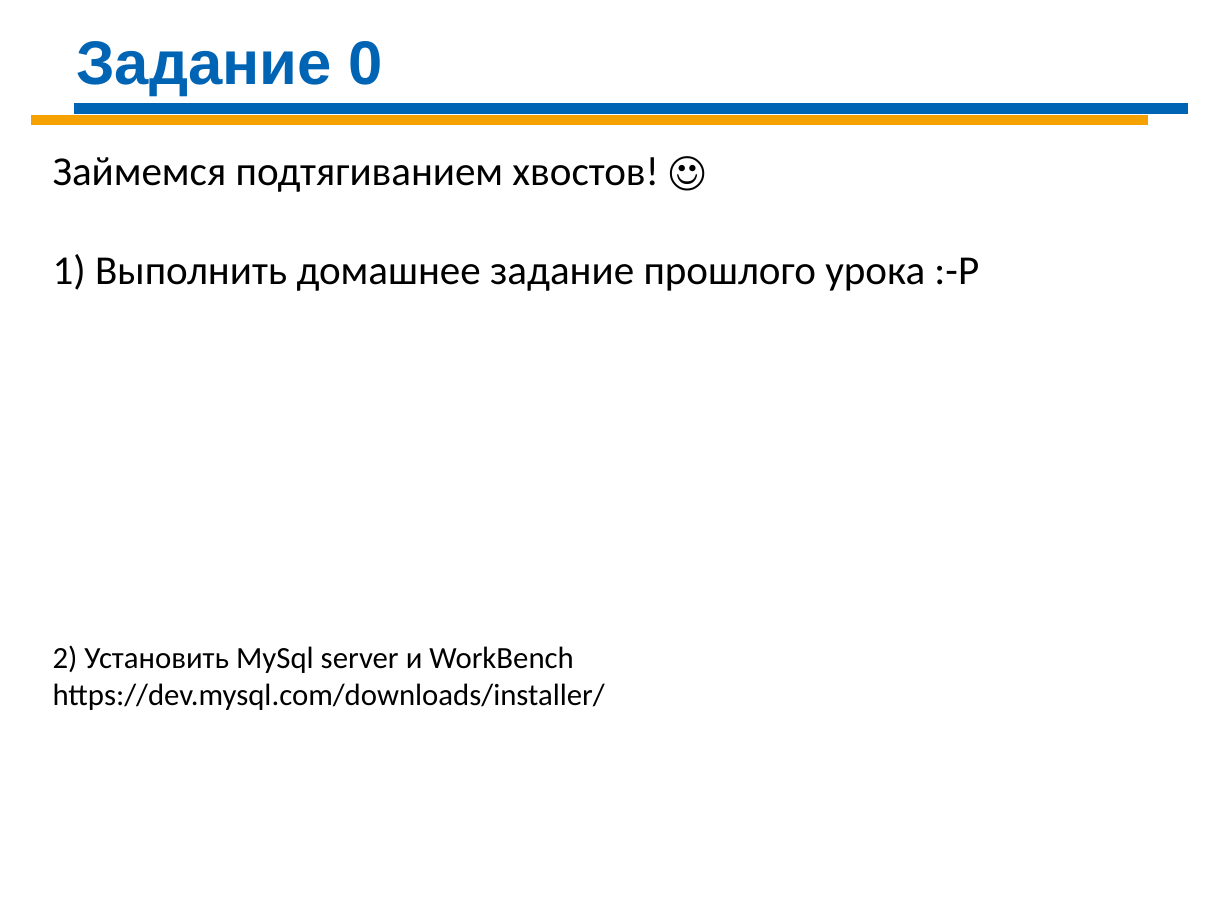
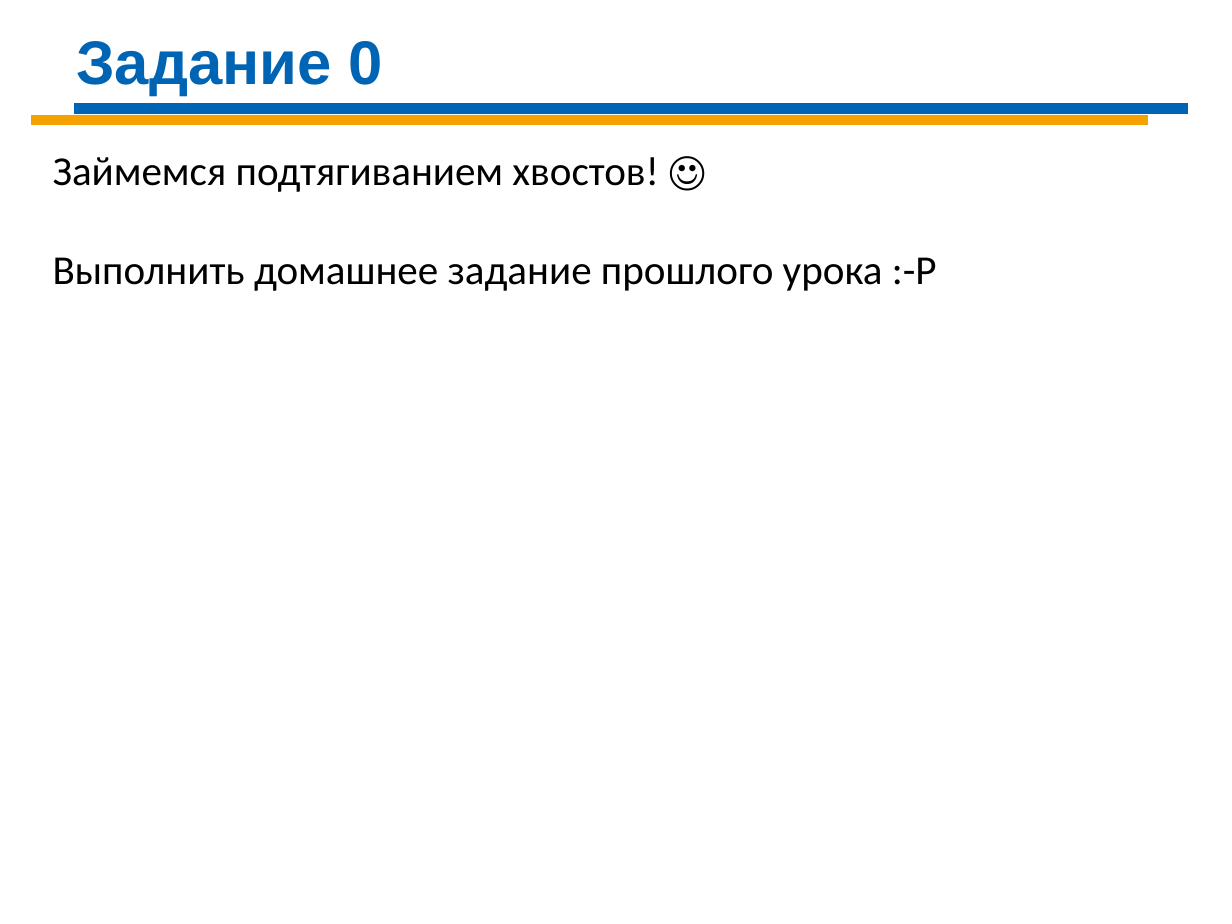
Before and after one commit to Demolis/Infopulse, a slide deck: slide 1 of Data Science/DS-Day-12 R.pptx. Drawn at 1232x924 pixels with LibreOffice and Linux fonts; fonts in the diff are those of the drawing. Boxes give left, top, right and bottom in pixels: in the first picture for what was removed or moved away, otherwise in the second. Text is boxed around its words. In the diff, an @@ line names an element or a change of style, - is before the commit and + after.

```diff
--- a/Data Science/DS-Day-12 R.pptx
+++ b/Data Science/DS-Day-12 R.pptx
@@ text at bbox=[53, 257, 937, 291]: text changed; size 18 to 24 pt @@
-1) Выполнить домашнее задание прошлого урока :-Р
-2) Установить MySql server и WorkBench
-https://dev.mysql.com/downloads/installer/
+Выполнить домашнее задание прошлого урока :-Р
```
Also in this commit, not shown: 1 other slide changed.
